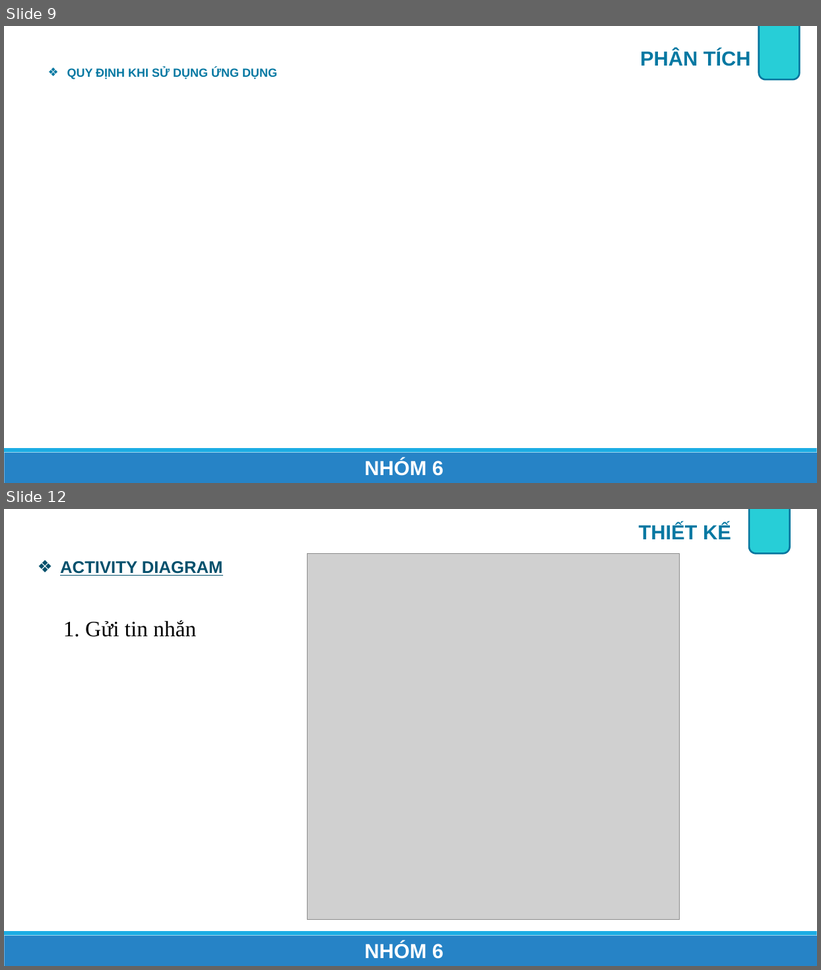
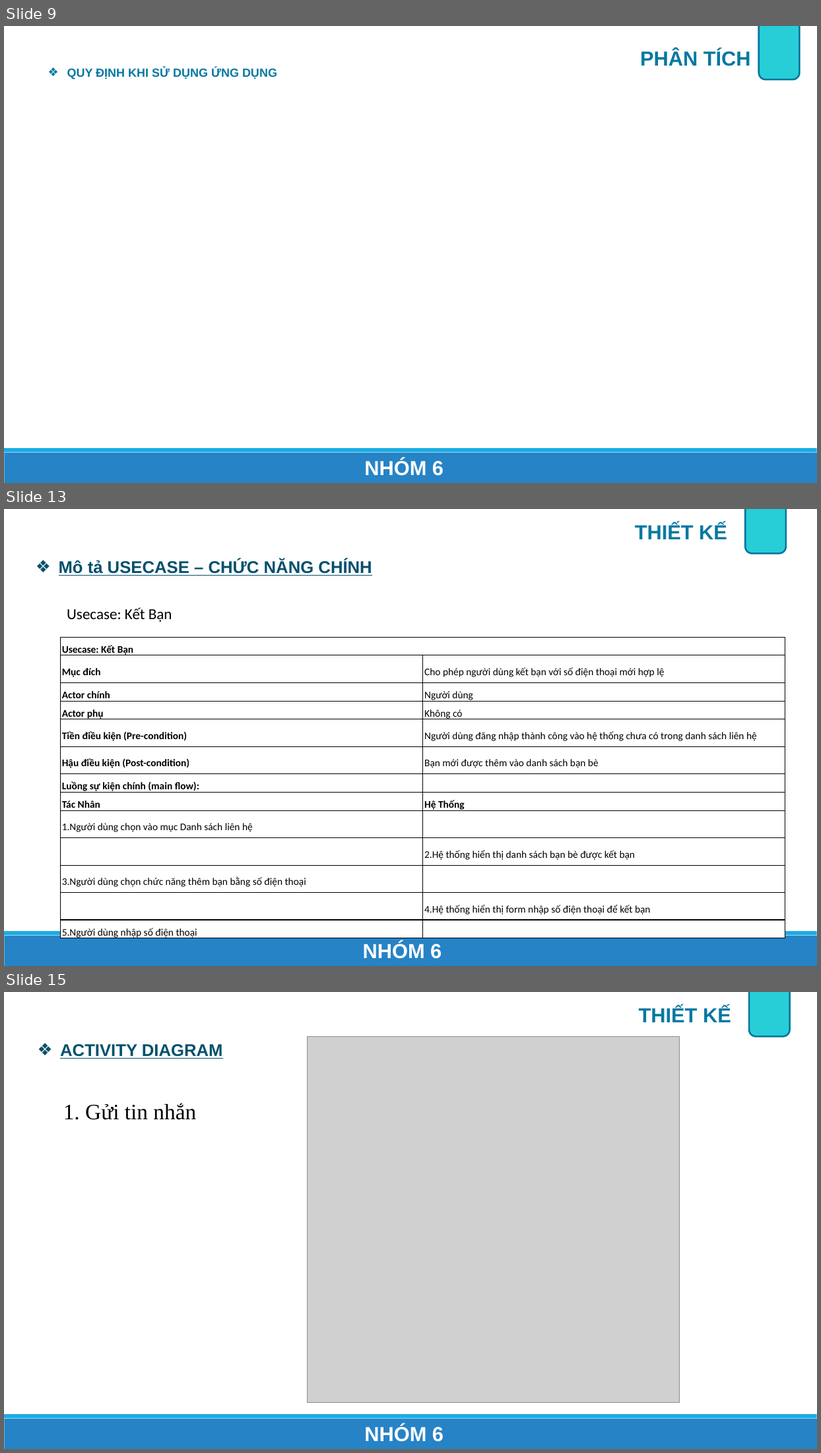
Before and after one commit to onebabyq/ung-dung-quan-li-tin-nhan-congnghemoi, a slide deck: Slide_BaoCao/AppChat_Nhom6.pptx. Shown one above the other, each under a label of ours: slides 9 and 12 before the commit, slides 9, 13 and 15 after it; the slides between them are not shown. The pictures are 821x970 and 821x1453 pixels, drawn with LibreOffice and Linux fonts; fonts in the diff are those of the drawing; grey boxes stand for pictures. Boxes give left, top, right and bottom in pixels: in the first picture for what was removed or moved away, otherwise in the second. Text is boxed around its words. In the diff, an @@ line names an element or a change of style, - is before the commit and + after.

```diff
--- a/Slide_BaoCao/AppChat_Nhom6.pptx
+++ b/Slide_BaoCao/AppChat_Nhom6.pptx
@@ slide 13 added at [4, 509, 817, 966], background #FFFFFF; not listed: 2 template elements that a slide beside it also shows @@
@@ text added at [635, 524, 727, 539], 24 pt, text #0578A2, bold @@
+THIẾT KẾ
@@ rounded rectangle added at [746, 509, 787, 553], fill #27CED7, outline #05759E 2 pt @@
@@ text added at [59, 559, 372, 576], 20 pt, text #03506C, bold, underline @@
+❖ Mô tả USECASE – CHỨC NĂNG CHÍNH
@@ text added at [67, 607, 172, 622], 18 pt, text #000000 @@
+Usecase: Kết Bạn
@@ table added at [60, 637, 786, 941], 13 rows, 2 columns @@
+Usecase: Kết Bạn | 
+Mục đích | Cho phép người dùng kết bạn với số điện thoại mới hợp lệ
+Actor chính | Người dùng
+Actor phụ | Không có
+Tiền điều kiện (Pre-condition) | Người dùng đăng nhập thành công vào hệ thống chưa có trong danh sách liên hệ
+Hậu điều kiện (Post-condition) | Bạn mới được thêm vào danh sách bạn bè
+Luồng sự kiện chính (main flow): | 
+Tác Nhân | Hệ Thống
+1.Người dùng chọn vào mục Danh sách liên hệ | 
+ | 2.Hệ thống hiển thị danh sách bạn bè được kết bạn
+3.Người dùng chọn chức năng thêm bạn bằng số điện thoại | 
+ | 4.Hệ thống hiển thị form nhập số điện thoại để kết bạn
+5.Người dùng nhập số điện thoại | 
@@ text added at [363, 943, 442, 959], 24 pt, text #FFFFFF, bold @@
+NHÓM 6
@@ what was slide 12 is now slide 15 @@
```
Also in this commit, not shown: 3 slides changed, 2 other slides added.
